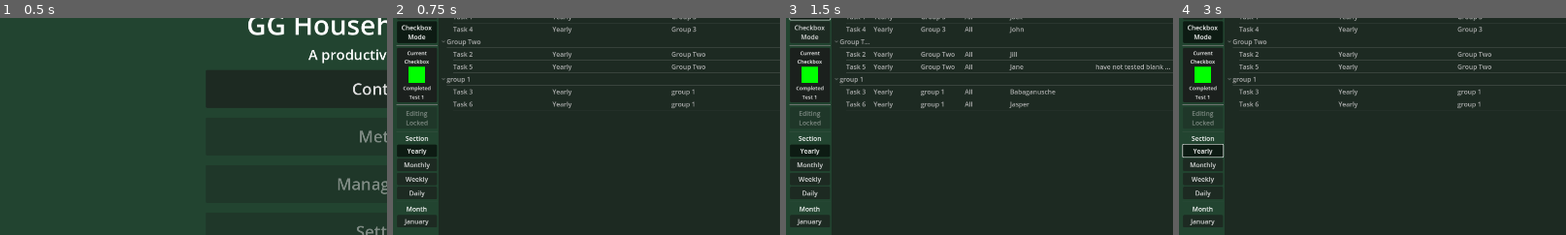
Above: before the commit, frames 1-4 (left to right).
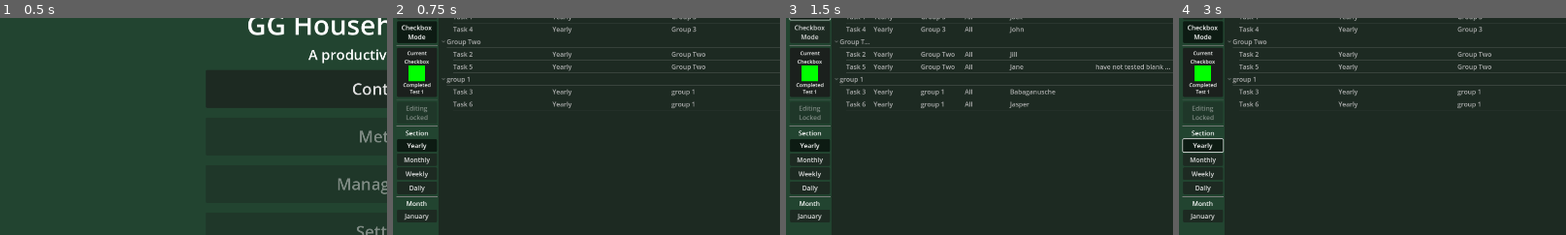
Above: after the commit, the same moments.

Repository: Phoenix-Greenleaf/GG-Household-Helper
Game: Godot game, scene res://scenes/screens/main_menu.tscn
Two runs of this game, one before a commit and one after it. Both use one fixed random seed, a clock stepped at 60 frames per second and the inputs below.
Inputs:
- Up to frame 1 (0.5 s): no input
- Up to frame 2 (0.75 s): click "Continue" at 0.5 s
- Up to frame 3 (1.5 s): click "Info Mode" at 1.25 s
- Up to frame 4 (3 s): click "Checkbox Mode" at 2 s; click "Yearly" at 2.75 s
The pictures show only the part of the screen within x 0-50%, y 12-62%; the shares and areas given below are measured in that part.

Frame 1 is identical in both runs. In frame 2, 3.1% of the frame differs, in the area x 0-12%, y 21-97%; in frame 3, 3.1%; in frame 4, 3.3%.

Commit message:
Checkbox Menu Status selection working
Got to use a button group for the status buttons. I will work on the ability to delete profiles once I can save them in the first place. The profile name wraps on the checkbox menu, to prevent weird resizing. The menu looks and functions great, I am calling it done for its Minimum release.  When the new profile menu is opened, the picker is set to a random color which I just adore.

Diff:
--- a/data/data_global.gd
+++ b/data/data_global.gd
@@ -54,6 +54,7 @@
 	["Test 1", Color(0, 1, 0)],
 	["Test 2", Color(1, 0, 0)],
 	["Test 3", Color(0, 0, 1)],
+	["Test Four", Color(1, 0, 1)],
 ]
 
 var current_checkbox_state: int = Checkbox.COMPLETED
--- a/scenes/screens/checkbox_selection_popup.tscn
+++ b/scenes/screens/checkbox_selection_popup.tscn
@@ -35,6 +35,7 @@
 
 [node name="Status1PanelContainer" type="PanelContainer" parent="SelectionPopupMargin/SelectionPopupVBox/SelectionPopupStatusHBox"]
 layout_mode = 2
+mouse_filter = 2
 
 [node name="ActiveButton" type="Button" parent="SelectionPopupMargin/SelectionPopupVBox/SelectionPopupStatusHBox/Status1PanelContainer"]
 layout_mode = 2
@@ -43,18 +44,21 @@
 
 [node name="Status1Margin" type="MarginContainer" parent="SelectionPopupMargin/SelectionPopupVBox/SelectionPopupStatusHBox/Status1PanelContainer"]
 layout_mode = 2
+mouse_filter = 2
 theme_override_constants/margin_left = 4
 theme_override_constants/margin_top = 4
 theme_override_constants/margin_right = 4
 
 [node name="Status1VBox" type="VBoxContainer" parent="SelectionPopupMargin/SelectionPopupVBox/SelectionPopupStatusHBox/Status1PanelContainer/Status1Margin"]
 layout_mode = 2
+mouse_filter = 2
 
 [node name="Status1ColorRect" type="ColorRect" parent="SelectionPopupMargin/SelectionPopupVBox/SelectionPopupStatusHBox/Status1PanelContainer/Status1Margin/Status1VBox"]
 custom_minimum_size = Vector2(40, 40)
 layout_mode = 2
 size_flags_horizontal = 4
 size_flags_vertical = 4
+mouse_filter = 2
 
 [node name="Status1Label" type="Label" parent="SelectionPopupMargin/SelectionPopupVBox/SelectionPopupStatusHBox/Status1PanelContainer/Status1Margin/Status1VBox"]
 layout_mode = 2
@@ -64,6 +68,7 @@
 
 [node name="Status2PanelContainer" type="PanelContainer" parent="SelectionPopupMargin/SelectionPopupVBox/SelectionPopupStatusHBox"]
 layout_mode = 2
+mouse_filter = 2
 
 [node name="InProgressButton" type="Button" parent="SelectionPopupMargin/SelectionPopupVBox/SelectionPopupStatusHBox/Status2PanelContainer"]
 layout_mode = 2
@@ -72,15 +77,18 @@
 
 [node name="MarginContainer" type="MarginContainer" parent="SelectionPopupMargin/SelectionPopupVBox/SelectionPopupStatusHBox/Status2PanelContainer"]
 layout_mode = 2
+mouse_filter = 2
 theme_override_constants/margin_left = 4
 theme_override_constants/margin_top = 4
 theme_override_constants/margin_right = 4
 
 [node name="Status2VBox" type="VBoxContainer" parent="SelectionPopupMargin/SelectionPopupVBox/SelectionPopupStatusHBox/Status2PanelContainer/MarginContainer"]
 layout_mode = 2
+mouse_filter = 2
 
 [node name="SplitRect" type="VBoxContainer" parent="SelectionPopupMargin/SelectionPopupVBox/SelectionPopupStatusHBox/Status2PanelContainer/MarginContainer/Status2VBox"]
 layout_mode = 2
+mouse_filter = 2
 theme_override_constants/separation = 0
 
 [node name="InProgressTopColorRect" type="ColorRect" parent="SelectionPopupMargin/SelectionPopupVBox/SelectionPopupStatusHBox/Status2PanelContainer/MarginContainer/Status2VBox/SplitRect"]
@@ -88,6 +96,7 @@
 layout_mode = 2
 size_flags_horizontal = 4
 size_flags_vertical = 4
+mouse_filter = 2
 
 [node name="InProgressBottomColorRect" type="ColorRect" parent="SelectionPopupMargin/SelectionPopupVBox/SelectionPopupStatusHBox/Status2PanelContainer/MarginContainer/Status2VBox/SplitRect"]
 unique_name_in_owner = true
@@ -95,6 +104,7 @@
 layout_mode = 2
 size_flags_horizontal = 4
 size_flags_vertical = 4
+mouse_filter = 2
 color = Color(0.609375, 0.46875, 0.136719, 1)
 
 [node name="Status2Label" type="Label" parent="SelectionPopupMargin/SelectionPopupVBox/SelectionPopupStatusHBox/Status2PanelContainer/MarginContainer/Status2VBox"]
@@ -105,6 +115,7 @@
 
 [node name="Status3PanelContainer" type="PanelContainer" parent="SelectionPopupMargin/SelectionPopupVBox/SelectionPopupStatusHBox"]
 layout_mode = 2
+mouse_filter = 2
 
 [node name="CompletedButton" type="Button" parent="SelectionPopupMargin/SelectionPopupVBox/SelectionPopupStatusHBox/Status3PanelContainer"]
 layout_mode = 2
@@ -114,12 +125,14 @@
 
 [node name="MarginContainer" type="MarginContainer" parent="SelectionPopupMargin/SelectionPopupVBox/SelectionPopupStatusHBox/Status3PanelContainer"]
 layout_mode = 2
+mouse_filter = 2
 theme_override_constants/margin_left = 4
 theme_override_constants/margin_top = 4
 theme_override_constants/margin_right = 4
 
 [node name="Status3VBox" type="VBoxContainer" parent="SelectionPopupMargin/SelectionPopupVBox/SelectionPopupStatusHBox/Status3PanelContainer/MarginContainer"]
 layout_mode = 2
+mouse_filter = 2
 
 [node name="CompletedColorRect" type="ColorRect" parent="SelectionPopupMargin/SelectionPopupVBox/SelectionPopupStatusHBox/Status3PanelContainer/MarginContainer/Status3VBox"]
 unique_name_in_owner = true
@@ -127,6 +140,7 @@
 layout_mode = 2
 size_flags_horizontal = 4
 size_flags_vertical = 4
+mouse_filter = 2
 color = Color(0.609375, 0.46875, 0.136719, 1)
 
 [node name="Status3Label" type="Label" parent="SelectionPopupMargin/SelectionPopupVBox/SelectionPopupStatusHBox/Status3PanelContainer/MarginContainer/Status3VBox"]
@@ -137,6 +151,7 @@
 
 [node name="Status4PanelContainer" type="PanelContainer" parent="SelectionPopupMargin/SelectionPopupVBox/SelectionPopupStatusHBox"]
 layout_mode = 2
+mouse_filter = 2
 
 [node name="ExpiredButton" type="Button" parent="SelectionPopupMargin/SelectionPopupVBox/SelectionPopupStatusHBox/Status4PanelContainer"]
 layout_mode = 2
@@ -145,18 +160,21 @@
 
 [node name="MarginContainer" type="MarginContainer" parent="SelectionPopupMargin/SelectionPopupVBox/SelectionPopupStatusHBox/Status4PanelContainer"]
 layout_mode = 2
+mouse_filter = 2
 theme_override_constants/margin_left = 4
 theme_override_constants/margin_top = 4
 theme_override_constants/margin_right = 4
 
 [node name="Status4VBox" type="VBoxContainer" parent="SelectionPopupMargin/SelectionPopupVBox/SelectionPopupStatusHBox/Status4PanelContainer/MarginContainer"]
 layout_mode = 2
+mouse_filter = 2
 
 [node name="Status4ColorRect" type="ColorRect" parent="SelectionPopupMargin/SelectionPopupVBox/SelectionPopupStatusHBox/Status4PanelContainer/MarginContainer/Status4VBox"]
 custom_minimum_size = Vector2(40, 40)
 layout_mode = 2
 size_flags_horizontal = 4
 size_flags_vertical = 4
+mouse_filter = 2
 color = Color(0, 0, 0, 1)
 
 [node name="Status4Label" type="Label" parent="SelectionPopupMargin/SelectionPopupVBox/SelectionPopupStatusHBox/Status4PanelContainer/MarginContainer/Status4VBox"]
--- a/scenes/screens/checkbox_status_group.tres
+++ b/scenes/screens/checkbox_status_group.tres
@@ -1,3 +1,4 @@
 [gd_resource type="ButtonGroup" format=3 uid="uid://ditpy2n3iaejt"]
 
 [resource]
+resource_local_to_scene = false
--- a/scenes/screens/current_checkbox_button.tscn
+++ b/scenes/screens/current_checkbox_button.tscn
@@ -21,6 +21,7 @@
 [node name="CurrentCheckboxVBox" type="VBoxContainer" parent="CurrentCheckboxMargin"]
 layout_mode = 2
 mouse_filter = 2
+theme_override_constants/separation = 0
 
 [node name="CurrentCheckboxLabel" type="Label" parent="CurrentCheckboxMargin/CurrentCheckboxVBox"]
 layout_mode = 2
@@ -29,8 +30,20 @@
 Checkbox"
 horizontal_alignment = 1
 
-[node name="CurrentCheckboxColorRect" type="ColorRect" parent="CurrentCheckboxMargin/CurrentCheckboxVBox"]
-custom_minimum_size = Vector2(40, 40)
+[node name="VBox" type="VBoxContainer" parent="CurrentCheckboxMargin/CurrentCheckboxVBox"]
+layout_mode = 2
+mouse_filter = 2
+theme_override_constants/separation = 0
+
+[node name="CurrentCheckboxColorRectTop" type="ColorRect" parent="CurrentCheckboxMargin/CurrentCheckboxVBox/VBox"]
+custom_minimum_size = Vector2(40, 20)
+layout_mode = 2
+size_flags_horizontal = 4
+size_flags_vertical = 4
+mouse_filter = 2
+
+[node name="CurrentCheckboxColorRectBottom" type="ColorRect" parent="CurrentCheckboxMargin/CurrentCheckboxVBox/VBox"]
+custom_minimum_size = Vector2(40, 20)
 layout_mode = 2
 size_flags_horizontal = 4
 size_flags_vertical = 4
@@ -44,6 +57,7 @@
 
 [node name="CurrentCheckboxProfileLabel" type="Label" parent="CurrentCheckboxMargin/CurrentCheckboxVBox"]
 layout_mode = 2
-theme_override_font_sizes/font_size = 13
+theme_override_font_sizes/font_size = 12
 text = "Current Profile"
 horizontal_alignment = 1
+autowrap_mode = 3
--- a/scripts/screens/checkbox_profile.gd
+++ b/scripts/screens/checkbox_profile.gd
@@ -9,7 +9,6 @@
 func _ready() -> void:
 	var default_profile: Array = DataGlobal.user_profiles[0]
 	load_checkbox_profile(default_profile)
-#	profile_button.toggled.connect()
 
 func load_checkbox_profile(target_profile: Array) -> void:
 	profile_label.set_text(target_profile[0])
--- a/scripts/screens/checkbox_selection_popup.gd
+++ b/scripts/screens/checkbox_selection_popup.gd
@@ -9,23 +9,27 @@
 @onready var profile_name_line_edit: LineEdit = %ProfileNameLineEdit
 @onready var profile_color_picker_button: ColorPickerButton = %ProfileColorPickerButton
 
-
+@onready var active_button: Button = $SelectionPopupMargin/SelectionPopupVBox/SelectionPopupStatusHBox/Status1PanelContainer/ActiveButton
+@onready var in_progress_button: Button = $SelectionPopupMargin/SelectionPopupVBox/SelectionPopupStatusHBox/Status2PanelContainer/InProgressButton
+@onready var completed_button: Button = $SelectionPopupMargin/SelectionPopupVBox/SelectionPopupStatusHBox/Status3PanelContainer/CompletedButton
+@onready var expired_button: Button = $SelectionPopupMargin/SelectionPopupVBox/SelectionPopupStatusHBox/Status4PanelContainer/ExpiredButton
 
 
 @export var paired_checkbox_menu_button: Node
 
 var checkbox_profile = preload("res://scenes/screens/checkbox_profile.tscn")
 var profile_button_group = preload("res://scenes/screens/checkbox_profile_group.tres")
-
+var status_button_group = preload("res://scenes/screens/checkbox_status_group.tres")
 
 
 func _ready() -> void:
 	load_existing_profiles()
 	update_status_colors()
-	update_paired_menu_button()
+	update_paired_menu_all()
 	new_profile_menu.visible = false
 	self.visible = false
 	connect_paired_menu_button()
+	connect_status_button_group()
 
 
 func add_profile(target_profile: Array) -> void:
@@ -66,19 +70,29 @@
 		print("No menu button for visibility!")
 
 
-func _on_profile_button_toggled(button_pressed: bool, target_profile: Array) -> void:
-	if (button_pressed): # these toggle tests may not be needed, see _on_menu_button_toggled()
-		if target_profile != DataGlobal.current_checkbox_profile:
-			DataGlobal.current_checkbox_profile = target_profile
-			update_status_colors()
-			update_paired_menu_button()
-		else:
-			prints("ALREADY TOGGLED")
+func connect_status_button_group() -> void:
+	status_button_group.pressed.connect(_on_status_button_toggled)
 
 
-func update_paired_menu_button() -> void:
+func update_paired_menu_status() -> void:
+	if paired_checkbox_menu_button:
+		paired_checkbox_menu_button.update_status()
+		paired_checkbox_menu_button.update_checkbox_colors()
+	else:
+		print("No menu status to update!")
+
+func update_paired_menu_profile() -> void:
 	if paired_checkbox_menu_button:
 		paired_checkbox_menu_button.update_profile()
+		paired_checkbox_menu_button.update_checkbox_colors()
+	else:
+		print("No menu propfile to update!")
+
+func update_paired_menu_all() -> void:
+	if paired_checkbox_menu_button:
+		paired_checkbox_menu_button.update_profile()
+		paired_checkbox_menu_button.update_status()
+		paired_checkbox_menu_button.update_checkbox_colors()
 	else:
 		print("No menu button to update!")
 
@@ -88,6 +102,40 @@
 	var green: float = randf()
 	var blue: float = randf()
 	return Color(red, green, blue)
+
+
+func status_change(new_state: DataGlobal.Checkbox) -> void:
+	if new_state != DataGlobal.current_checkbox_state:
+		DataGlobal.current_checkbox_state = new_state
+		update_paired_menu_status()
+	else: prints("STATUS ALREADY TOGGLED")
+
+
+
+
+func _on_profile_button_toggled(button_pressed: bool, target_profile: Array) -> void:
+	if (button_pressed): # these toggle tests may not be needed, see _on_menu_button_toggled()
+		if target_profile != DataGlobal.current_checkbox_profile:
+			DataGlobal.current_checkbox_profile = target_profile
+			update_status_colors()
+			update_paired_menu_profile()
+		else:
+			prints("PROFILE ALREADY TOGGLED")
+
+func _on_status_button_toggled(button_pressed: BaseButton) -> void:
+	match button_pressed:
+		active_button:
+			status_change(DataGlobal.Checkbox.ACTIVE)
+		in_progress_button:
+			status_change(DataGlobal.Checkbox.IN_PROGRESS)
+		completed_button:
+			status_change(DataGlobal.Checkbox.COMPLETED)
+		expired_button:
+			status_change(DataGlobal.Checkbox.EXPIRED)
+		_:
+			prints("Status button error")
+
+
 
 
 func _on_menu_button_toggled(_button_pressed: bool) -> void:
--- a/scripts/screens/current_checkbox_button.gd
+++ b/scripts/screens/current_checkbox_button.gd
@@ -1,6 +1,8 @@
 extends PanelContainer
 
-@onready var current_checkbox_color_rect: ColorRect = $CurrentCheckboxMargin/CurrentCheckboxVBox/CurrentCheckboxColorRect
+@onready var current_checkbox_color_rect_top: ColorRect = $CurrentCheckboxMargin/CurrentCheckboxVBox/VBox/CurrentCheckboxColorRectTop
+@onready var current_checkbox_color_rect_bottom: ColorRect = $CurrentCheckboxMargin/CurrentCheckboxVBox/VBox/CurrentCheckboxColorRectBottom
+
 @onready var current_checkbox_status_label: Label = $CurrentCheckboxMargin/CurrentCheckboxVBox/CurrentCheckboxStatusLabel
 @onready var current_checkbox_profile_label: Label = $CurrentCheckboxMargin/CurrentCheckboxVBox/CurrentCheckboxProfileLabel
 
@@ -12,8 +14,9 @@
 
 func _ready() -> void:
 	disable_capslock()
+	update_status()
 	update_profile()
-	update_status()
+	update_checkbox_colors()
 
 
 
@@ -31,13 +34,27 @@
 	var new_status_text: String = checkbox_status_keys[new_status_enum]
 	current_checkbox_status_label.set_text(new_status_text)
 
-
-
-
-
 func update_profile() -> void:
 	var new_profile: Array = DataGlobal.current_checkbox_profile
 	var new_profile_text: String = new_profile[0]
-	var new_profile_color: Color = new_profile[1]
 	current_checkbox_profile_label.set_text(new_profile_text)
-	current_checkbox_color_rect.set_color(new_profile_color)
+
+func update_checkbox_colors() -> void:
+	var profile_color: Color = DataGlobal.current_checkbox_profile[1]
+	var white := Color(1, 1, 1)
+	var black := Color(0, 0, 0)
+	match DataGlobal.current_checkbox_state:
+		DataGlobal.Checkbox.ACTIVE:
+			current_checkbox_color_rect_top.set_color(white)
+			current_checkbox_color_rect_bottom.set_color(white)
+		DataGlobal.Checkbox.IN_PROGRESS:
+			current_checkbox_color_rect_top.set_color(white)
+			current_checkbox_color_rect_bottom.set_color(profile_color)
+		DataGlobal.Checkbox.COMPLETED:
+			current_checkbox_color_rect_top.set_color(profile_color)
+			current_checkbox_color_rect_bottom.set_color(profile_color)
+		DataGlobal.Checkbox.EXPIRED:
+			current_checkbox_color_rect_top.set_color(black)
+			current_checkbox_color_rect_bottom.set_color(black)
+		_:
+			print("update_checkbox_colors match failure!")
